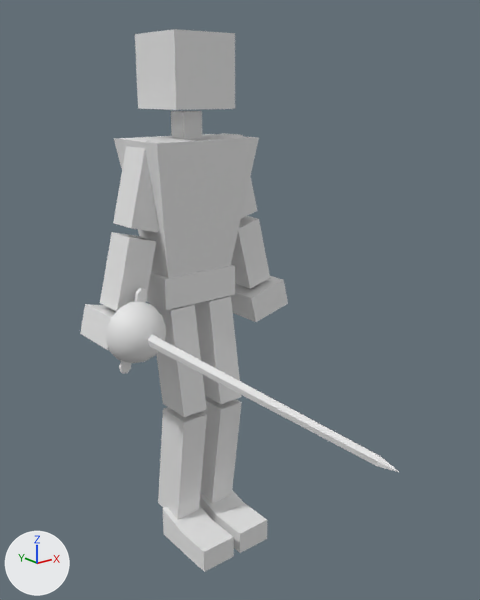
The Blender file Blender/PlayerRig01.blend as it was, and as the next commit left it.
Rendered twice from a 50 mm lens placed at (-1.26, -1.85, 1.6), pointed at (-0.08, -0.38, 1.01). The lights are fixed; the arrows at lower left show +X, +Y and +Z.

The first picture shows 'Rapier01_Cube', 'TheChosenOne'.
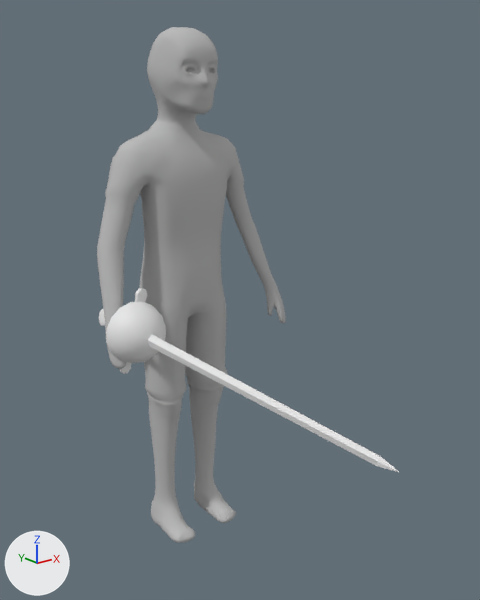
What changed in the scene script:
```text
Add mat_low_poly:
    mat_low_poly = diffuse_material('Low_Poly')
    mat_low_poly.base_color = (0.5, 0.5, 0.5)  # grey #bcbcbc
Add me_low_poly:
    me_low_poly.from_pydata(...)  # 2744 vertices, 2754 faces; spans x -37.0..37.0, y 0.0..179.0, z -17.0..12.0
    me_low_poly.materials.append(mat_low_poly)  # grey #bcbcbc
Change ob_thechosenone:
    add ob_thechosenone.hide_set(True)  # its collection is switched off
Add ob_low_poly:
    ob_low_poly = bpy.data.objects.new('Low_Poly', me_low_poly)
    ob_low_poly.location = (0.0, 0.0, 0.0)
    ob_low_poly.rotation_euler = (1.571, 0.0, 0.0)  # degrees (90, 0, 0)
    ob_low_poly.scale = (0.01, 0.01, 0.01)
```

What differs and where, as boxes [x1, y1, x2, y2] in the pictures (480 x 600 px):
'TheChosenOne', hidden
    before: [80, 29, 288, 572]
'Low_Poly', added
    after: [97, 27, 286, 543]
